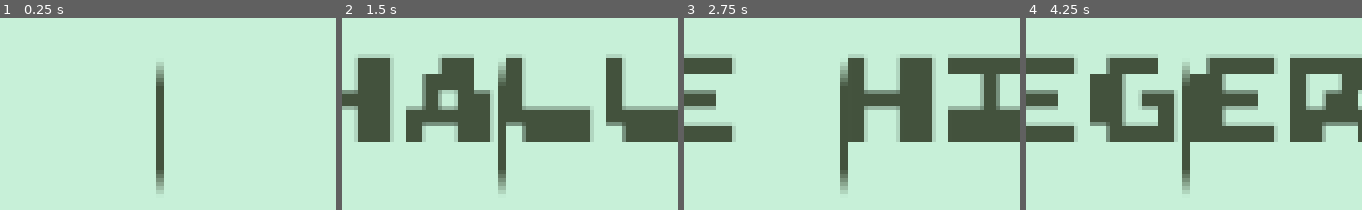
Above: before the commit, frames 1-4 (left to right).
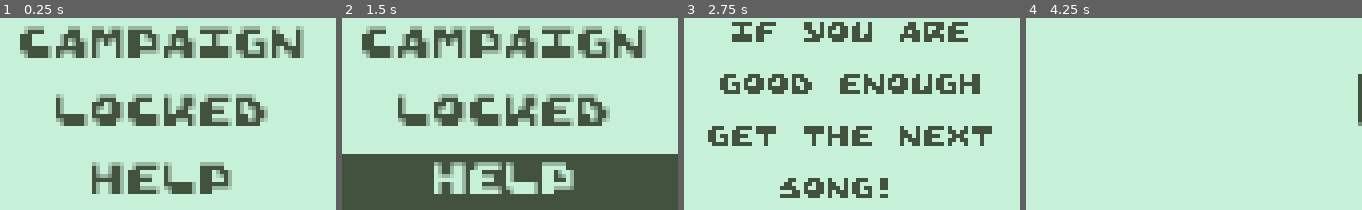
Above: after the commit, the same moments.

Repository: TakacsArtur/CinoRitmo
Game: Godot game, scene res://01/menu.tscn
The game is run twice, just before and just after one commit, with the same random seed, the same clock (stepped at 60 frames per second) and the same inputs. Before the commit the project starts from res://01/01_01.tscn.
Inputs:
- Up to frame 1 (0.25 s): no input
- Up to frame 2 (1.5 s): hold Space (strum) 0.53-1.28 s; tap X (botrow) at 1.35 s
- Up to frame 3 (2.75 s): tap Space (strum) at 1.55, 2.3 s; hold S (midrow) from 2.03 s (still down)
- Up to frame 4 (4.25 s): release S (midrow) at 2.78 s; tap Space (strum) at 2.85, 3.8 s; hold W (toprow) from 3.53 s (still down)

The runs differ from the first frame. In frame 1, 22% of the frame differs, in the area x 5-91%, y 4-92%; in frame 2, 61%, in the area x 0-100%, y 4-100%; in frame 3, 29%; in frame 4, 30%.

Commit message:
made beatmarker disappear at text sections

Diff:
--- a/cinoritmo/01/01_01.tscn
+++ b/cinoritmo/01/01_01.tscn
@@ -11,6 +11,9 @@
 [ext_resource type="Texture2D" uid="uid://bbuwd5l4wgbj6" path="res://Assets/Jpegs/General/titel_card2.png" id="9_qao3i"]
 [ext_resource type="AudioStream" uid="uid://bcbchdx6niueg" path="res://Assets/01_Meg_azt/meg_azt.mp3" id="10_xl374"]
 [ext_resource type="Texture2D" uid="uid://cvngsleywifcr" path="res://Assets/Jpegs/General/end_card.png" id="11_f6oxk"]
+
+[sub_resource type="RectangleShape2D" id="RectangleShape2D_y7eu8"]
+size = Vector2(3.57953, 108.5)
 
 [sub_resource type="RectangleShape2D" id="RectangleShape2D_cxxpv"]
 size = Vector2(8, 32)
@@ -229,29 +232,29 @@
 stream = ExtResource("4_x6fek")
 
 [node name="Background2" type="Sprite2D" parent="."]
-texture_filter = 2
+texture_filter = 1
 position = Vector2(-204, 25)
 scale = Vector2(3.7381, 1)
 texture = ExtResource("1_1odnx")
 
 [node name="01Concept2" type="Sprite2D" parent="."]
-texture_filter = 2
+texture_filter = 1
 position = Vector2(-699, 25)
 texture = ExtResource("7_ltxpb")
 
 [node name="Background3" type="Sprite2D" parent="."]
-texture_filter = 2
+texture_filter = 1
 position = Vector2(-1241, 25)
 texture = ExtResource("1_1odnx")
 
 [node name="Background" type="Sprite2D" parent="."]
-texture_filter = 2
+texture_filter = 1
 position = Vector2(898, 25)
 scale = Vector2(22.5476, 1)
 texture = ExtResource("1_1odnx")
 
 [node name="Success" type="Sprite2D" parent="."]
-texture_filter = 2
+texture_filter = 1
 position = Vector2(834, 26)
 texture = ExtResource("8_453tl")
 
@@ -267,9 +270,18 @@
 texture = ExtResource("9_qao3i")
 
 [node name="Sprite2D" type="Sprite2D" parent="."]
-texture_filter = 2
+texture_filter = 1
 position = Vector2(3148, 25)
 texture = ExtResource("11_f6oxk")
+
+[node name="Endend" type="Area2D" parent="."]
+position = Vector2(-204, 25)
+scale = Vector2(3.7381, 1)
+
+[node name="CollisionShape2D" type="CollisionShape2D" parent="Endend"]
+position = Vector2(796.126, -7)
+scale = Vector2(1, 1)
+shape = SubResource("RectangleShape2D_y7eu8")
 
 [node name="Repeatarea1" type="Area2D" parent="."]
 texture_filter = 2
@@ -1148,6 +1160,7 @@
 script = ExtResource("2_nd7de")
 
 [node name="AnimatedSprite2D" type="AnimatedSprite2D" parent="CharacterBody2D"]
+visible = false
 texture_filter = 2
 position = Vector2(-192.75, 21.5)
 scale = Vector2(2.49996, 6.875)
@@ -1163,6 +1176,7 @@
 shape = SubResource("RectangleShape2D_tknu1")
 debug_color = Color(0.630455, 0.529542, 0, 0.42)
 
+[connection signal="body_entered" from="Endend" to="CharacterBody2D" method="_on_endend_body_entered"]
 [connection signal="body_entered" from="Repeatarea1" to="CharacterBody2D" method="_on_start_area_body_entered"]
 [connection signal="body_entered" from="StartArea" to="CharacterBody2D" method="_on_start_area_body_entered"]
 [connection signal="body_entered" from="EndArea2" to="CharacterBody2D" method="_on_end_area_2_body_entered"]
--- a/cinoritmo/01/player_contrrol.gd
+++ b/cinoritmo/01/player_contrrol.gd
@@ -1,6 +1,6 @@
 extends CharacterBody2D
 var curentVelocity = 200
-var passscore = 2500
+var passscore = 0
 var score = 0
 var inside = false
 var intopRow = false
@@ -18,17 +18,20 @@
 	curentVelocity = 0
 	if score> passscore:
 		curentVelocity = 200
+		$AnimatedSprite2D.visible = false
 	else:
 		get_tree().change_scene_to_file("res://01/fail.tscn")
 	print(score)
 
 func _on_end_area_2_body_entered(body: Node2D) -> void:
 	curentVelocity = 40
+	$AnimatedSprite2D.visible = true
 	$/root/Node2D/Ezseszep/zene.play()
 
 func _on_start_area_body_entered(body: Node2D) -> void:
 	print("Entered")
 	curentVelocity = 40
+	$AnimatedSprite2D.visible = true
 	$/root/Node2D/Zala/ZalaExternalPlayer.play()
 func _on_top_row_body_entered(body: Node2D) -> void:
 	intopRow = true
@@ -101,3 +104,8 @@
 func _on_scene_end_body_entered(body: Node2D) -> void:
 	curentVelocity = 0
 	$/root/Node2D/SceneEnd/EndTimer.start() # Replace with function body.
+
+
+func _on_endend_body_entered(body: Node2D) -> void:
+	curentVelocity = 200
+	$AnimatedSprite2D.visible = false
--- a/cinoritmo/project.godot
+++ b/cinoritmo/project.godot
@@ -11,7 +11,7 @@
 [application]
 
 config/name="CinoRitmo"
-run/main_scene="res://01/01_01.tscn"
+run/main_scene="res://01/menu.tscn"
 config/features=PackedStringArray("4.3", "Forward Plus")
 run/max_fps=60
 config/icon="res://icon.svg"
Not shown: 1 places in cinoritmo/01/01_01.tscn that only renumber resources
